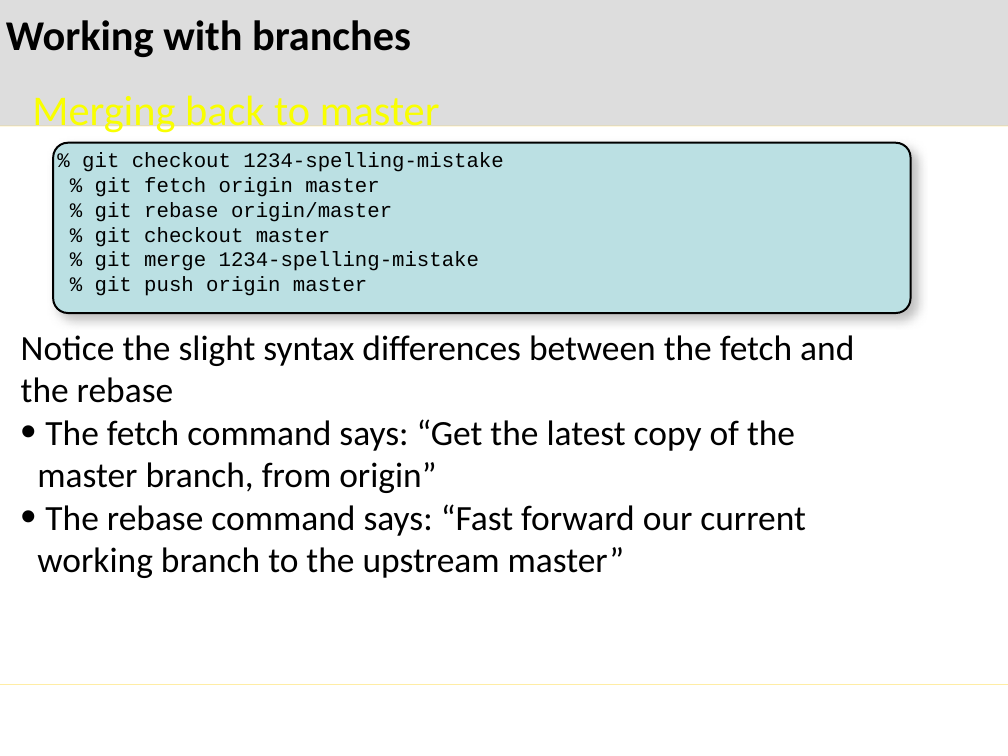
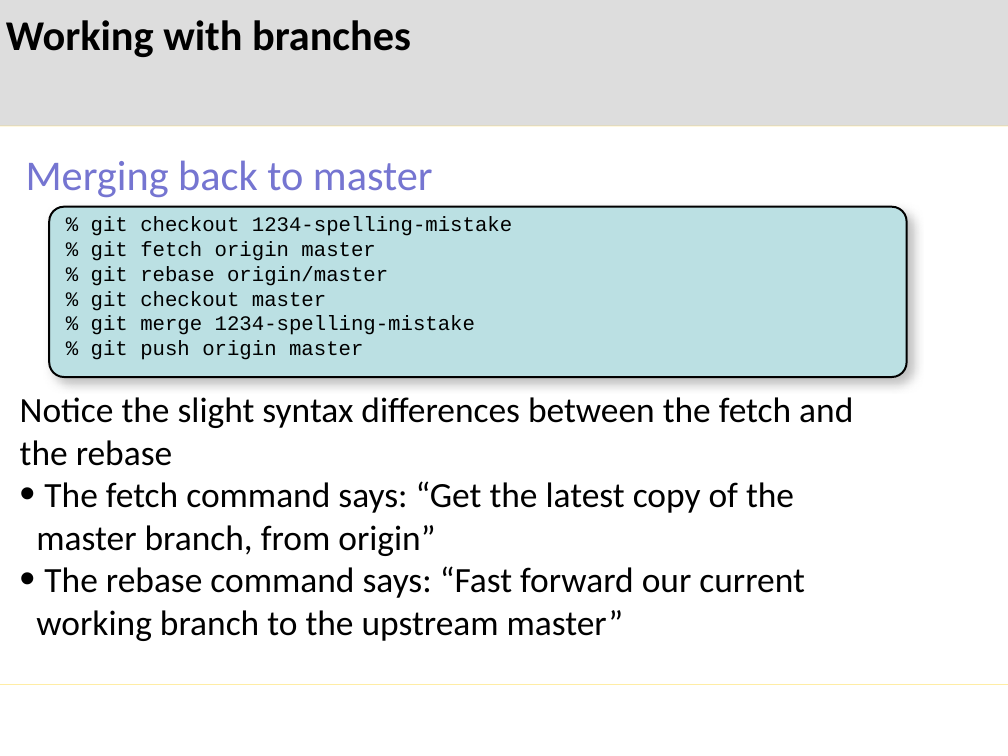
Before and after one commit to mglazer/GitPresentation, a slide deck: slide 16 of presentation.pptx. Drawn at 1008x756 pixels with LibreOffice and Linux fonts; fonts in the diff are those of the drawing; background and template pictures are left out. Boxes give left, top, right and bottom in pixels: in the first picture for what was removed or moved away, otherwise in the second. Text is boxed around its words. In the diff, an @@ line names an element or a change of style, - is before the commit and + after.

```diff
--- a/presentation.pptx
+++ b/presentation.pptx
@@ text "Merging back to master": place and size @@
-text "Merging back to master" at (32, 95, 440, 132)
+text "Merging back to master" at (26, 160, 433, 197)
@@ text "Merging back to master" at (26, 160, 433, 197): text colour #F9FF00 to #7575D1 @@
@@ rounded rectangle "% git checkout 1234-spelling-mistake": place and size @@
-rounded rectangle "% git checkout 1234-spelling-mistake" at (53, 142, 911, 313)
+rounded rectangle "% git checkout 1234-spelling-mistake" at (49, 207, 907, 377)
@@ text "Notice the slight syntax differences ...": place and size @@
-text "Notice the slight syntax differences ..." at (21, 335, 854, 578)
+text "Notice the slight syntax differences ..." at (20, 397, 853, 641)
```
Also in this commit, not shown: 16 other slides changed, 12 slides added, 1 other file.
